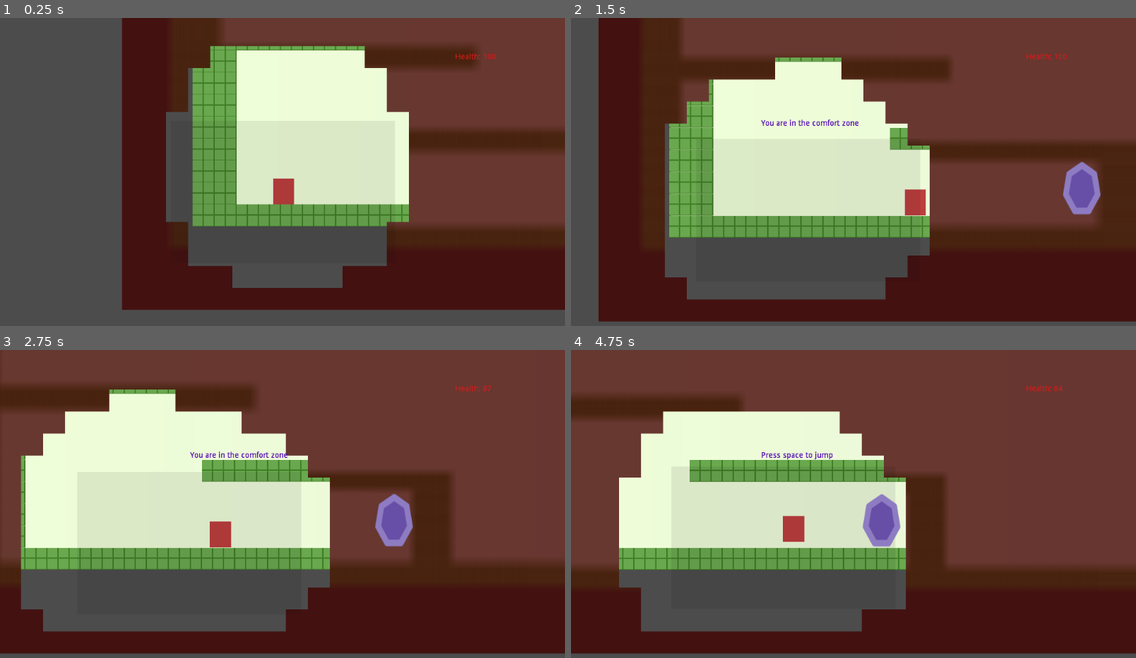
Above: before the commit, frames 1-4 (two rows, left to right).
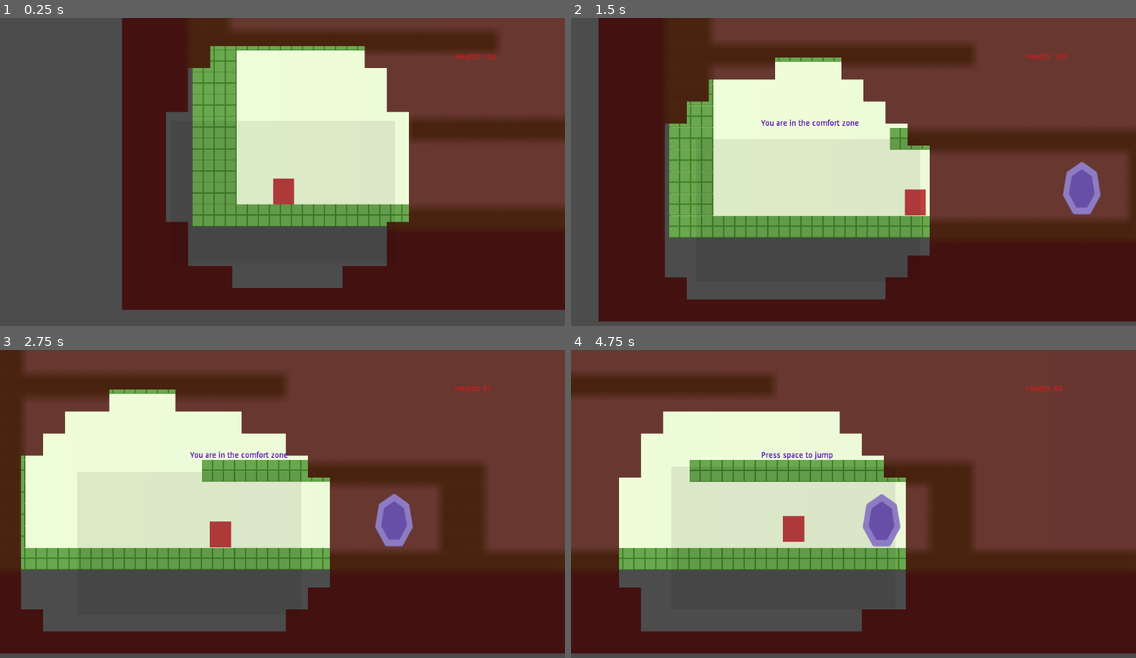
Above: after the commit, the same moments.

Repository: glitchcore/comfort
Game: Godot game, scene res://Scenes/BaseLevel.tscn
The game is run twice, just before and just after one commit, with the same random seed, the same clock (stepped at 60 frames per second) and the same inputs.
Inputs:
- Up to frame 1 (0.25 s): no input
- Up to frame 2 (1.5 s): hold Right (ui_right) from 0.53 s (still down); tap Space (jump) at 0.77 s
- Up to frame 3 (2.75 s): tap Space (jump) at 1.52 s; release Right (ui_right) at 2.03 s; hold Left (ui_left) from 2.03 s (still down)
- Up to frame 4 (4.75 s): release Left (ui_left) at 2.78 s; hold Right (ui_right) 2.78-4.28 s; tap Space (jump) at 3.02, 3.77, 4.52 s; hold Left (ui_left) from 4.28 s (still down)

The runs differ from the first frame. In frame 1, 4.6% of the frame differs, in the area x 39-100%, y 0-68%; in frame 2, 5.6%; in frame 3, 7.1%, in the area x 0-100%, y 0-68%; in frame 4, 6.8%.

Commit message:
tune shader

Diff:
--- a/Actors/Space.tscn
+++ b/Actors/Space.tscn
@@ -34,9 +34,9 @@
 			screen_color += texture(
 				SCREEN_TEXTURE,
 				SCREEN_UV + vec2(float(x), float(y)) * SCREEN_PIXEL_SIZE * 3. +
-				0.1 * vec2(
-					noise(vec2(SCREEN_UV.x * 3., 2. * sin(time * 4.) * SCREEN_UV.x)),
-					noise(vec2(SCREEN_UV.y * 3., 2. * cos(time * 3.) * SCREEN_UV.y))
+				0.02 * vec2(
+					noise(vec2(sin(SCREEN_UV.x * 10.), 2. * sin(time * 0.2) * SCREEN_UV.x)),
+					noise(vec2(cos(SCREEN_UV.y * 10.), 2. * cos(time * 0.3) * SCREEN_UV.y))
 				)
 
 			).rgb / float((BLUR_KERNEL * 2 + 1) * (BLUR_KERNEL * 2 + 1));
